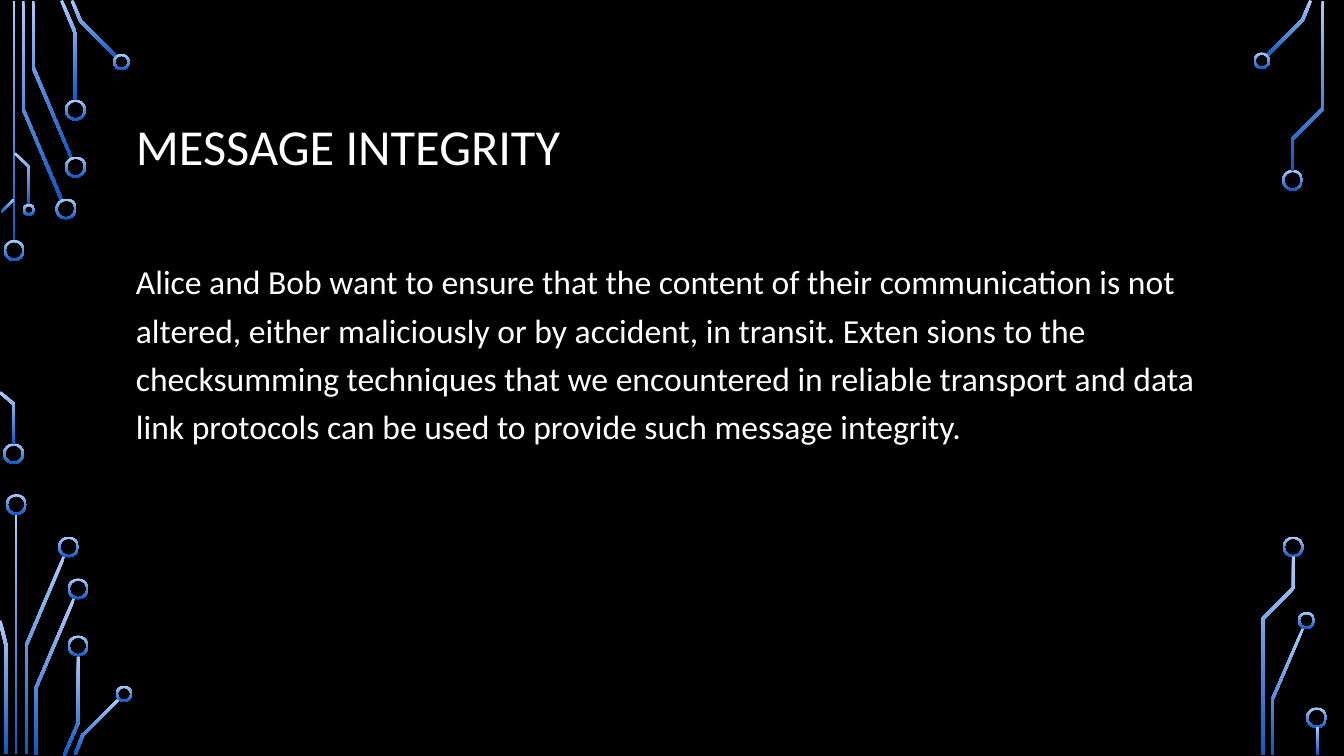
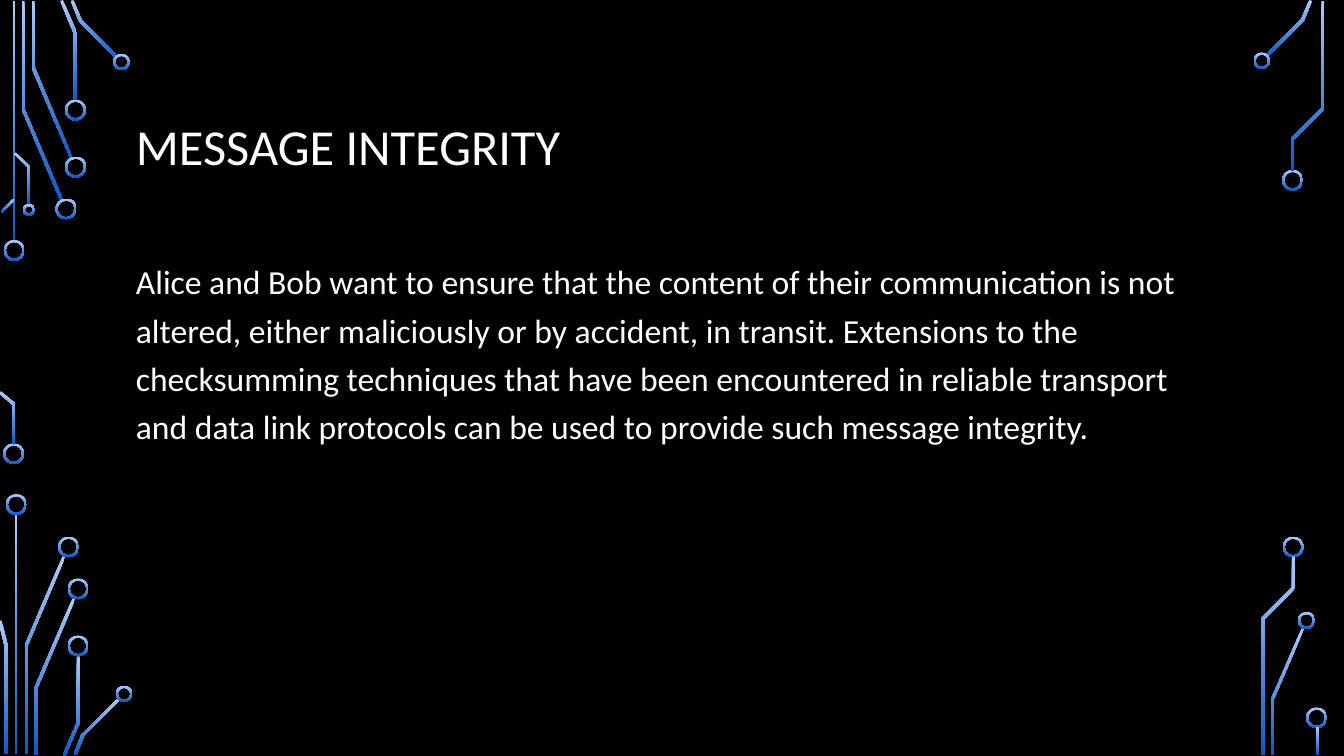
Before and after one commit to CDsonji/NET-Seminar, a slide deck: slide 6 of TLS.pptx. Drawn at 1344x756 pixels with LibreOffice and Linux fonts; fonts in the diff are those of the drawing; background and template pictures are left out. Boxes give left, top, right and bottom in pixels: in the first picture for what was removed or moved away, otherwise in the second. Text is boxed around its words. In the diff, an @@ line names an element or a change of style, - is before the commit and + after.

```diff
--- a/TLS.pptx
+++ b/TLS.pptx
@@ text at (136, 270, 1175, 445): text changed @@
-Alice and Bob want to ensure that the content of their communication is not altered, either maliciously or by accident, in transit. Exten sions to the checksumming techniques that we encountered in reliable transport and data link protocols can be used to provide such message integrity.
+Alice and Bob want to ensure that the content of their communication is not altered, either maliciously or by accident, in transit. Extensions to the checksumming techniques that have been encountered in reliable transport and data link protocols can be used to provide such message integrity.
```
Also in this commit, not shown: 4 other slides changed, 1 slide added.
